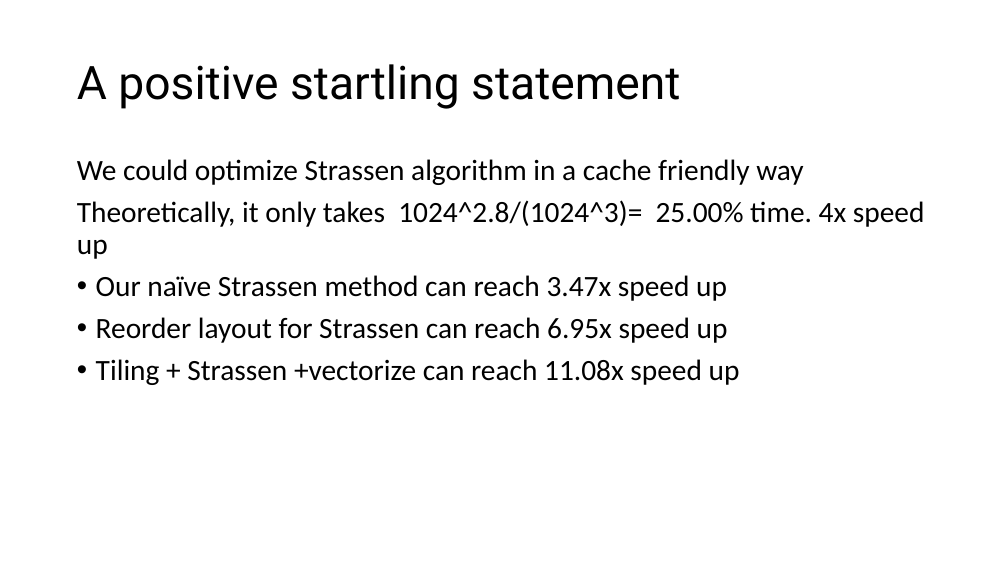
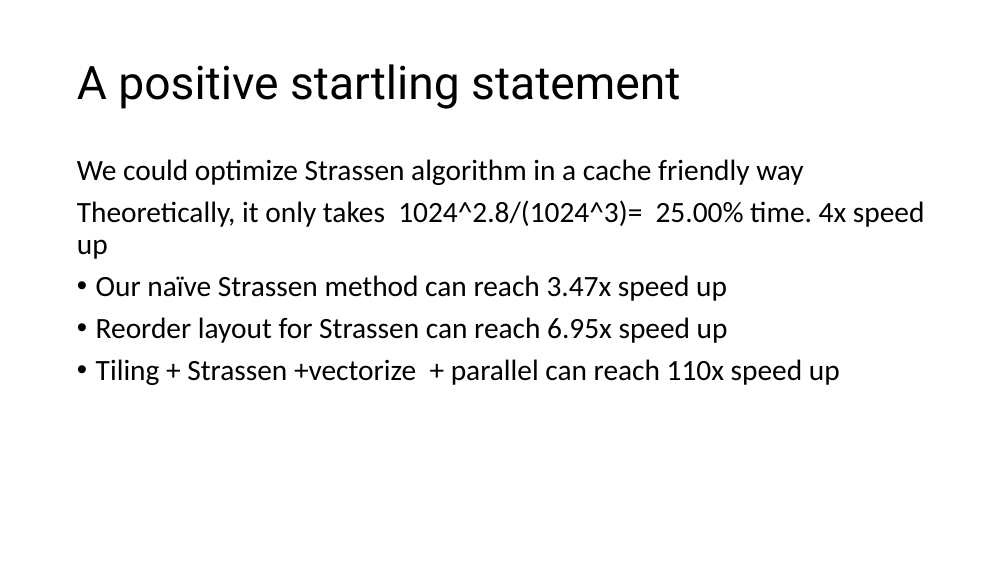
Before and after one commit to LukeLIN-web/CS345, a slide deck: slide 6 of project/midterm.pptx. Drawn at 1008x567 pixels with LibreOffice and Linux fonts; fonts in the diff are those of the drawing. Boxes give left, top, right and bottom in pixels: in the first picture for what was removed or moved away, otherwise in the second. Text is boxed around its words. In the diff, an @@ line names an element or a change of style, - is before the commit and + after.

```diff
--- a/project/midterm.pptx
+++ b/project/midterm.pptx
@@ text at [96, 359, 840, 385]: text changed @@
-• Tiling + Strassen +vectorize can reach 11.08x speed up
+• Tiling + Strassen +vectorize + parallel can reach 110x speed up
```
Also in this commit, not shown: 7 other slides changed, 6 other files.
